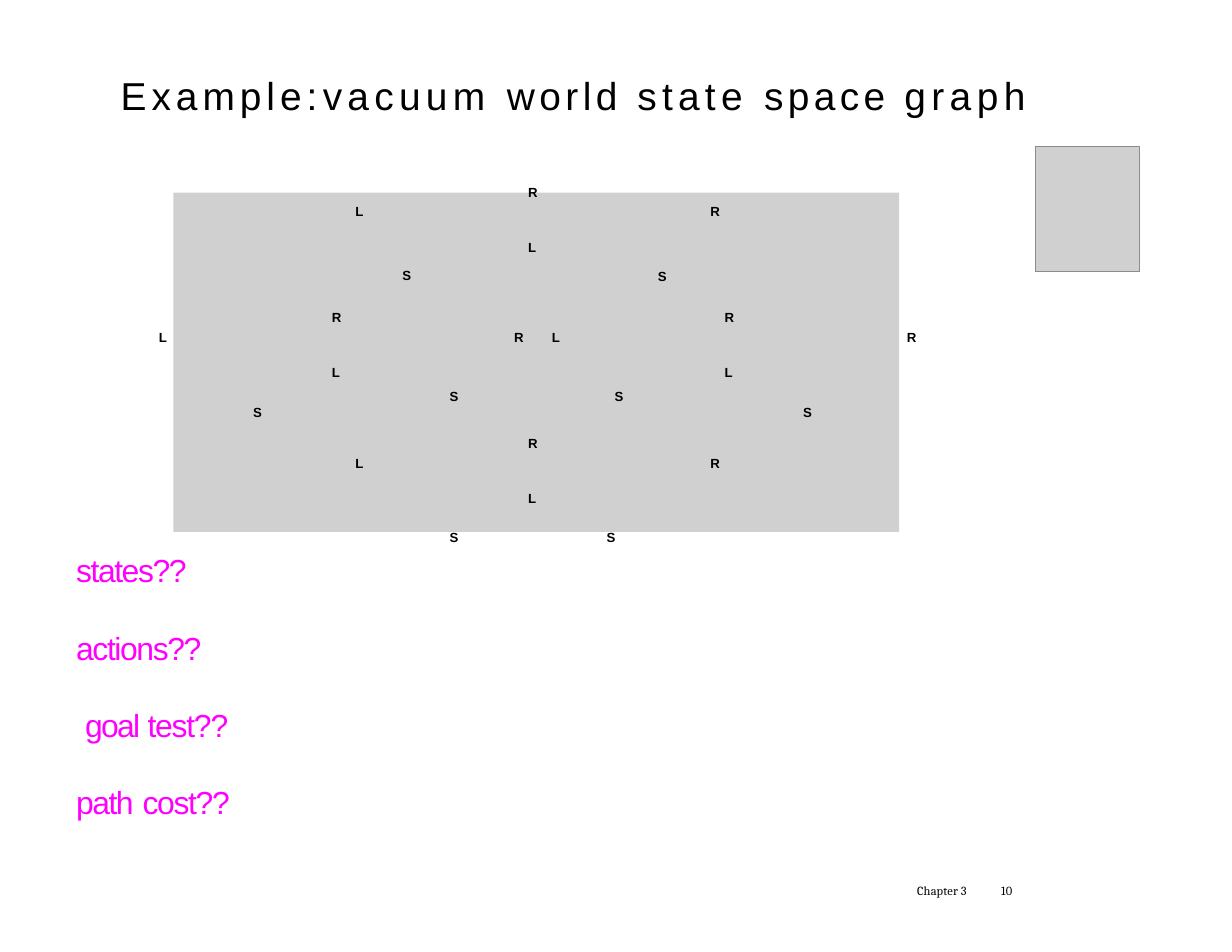
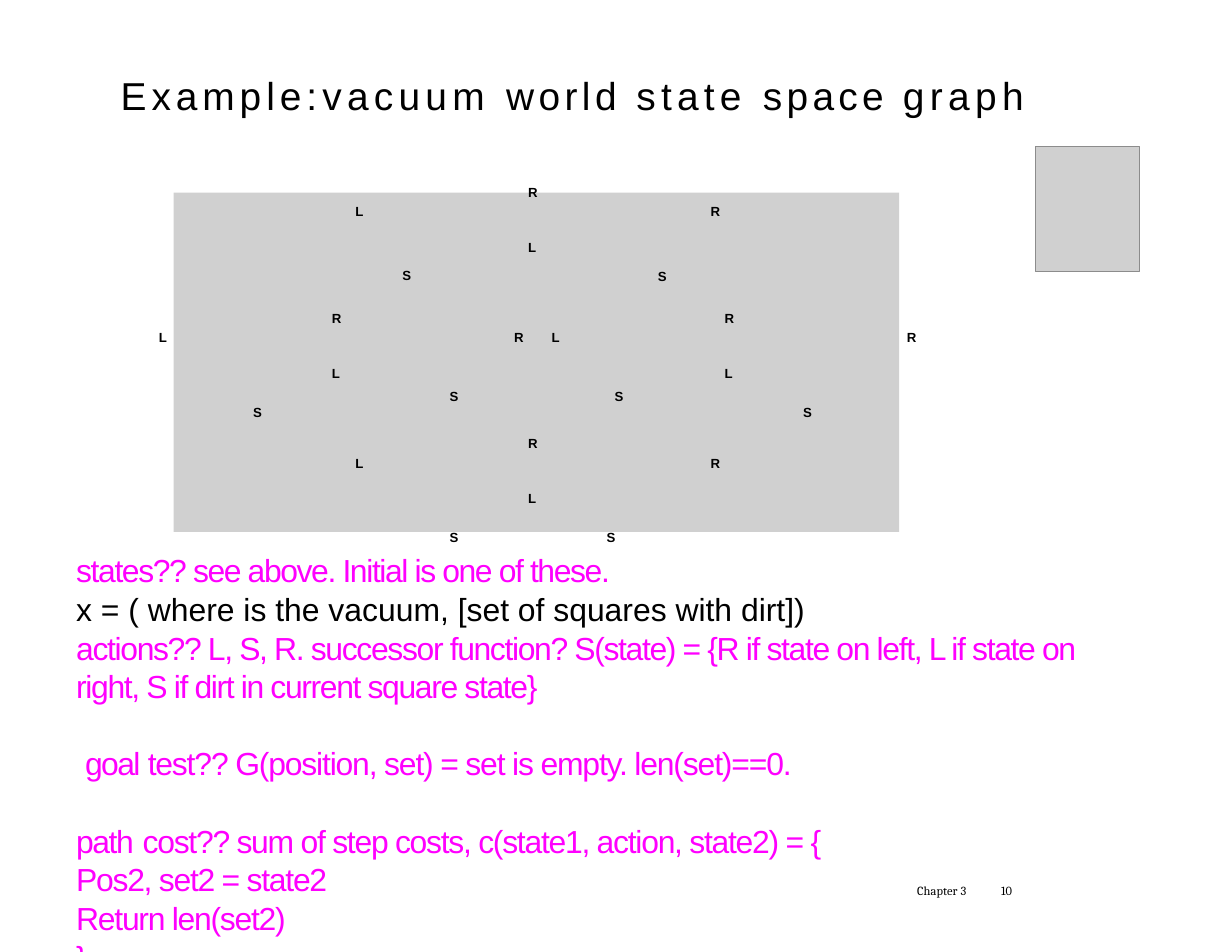
Before and after one commit to tdhock/cs470-570-spring-2023, a slide deck: slide 10 of slides/chapter3.1.pptx. Drawn at 1232x952 pixels with LibreOffice and Linux fonts; fonts in the diff are those of the drawing; grey boxes stand for pictures. Boxes give left, top, right and bottom in pixels: in the first picture for what was removed or moved away, otherwise in the second. Text is boxed around its words. In the diff, an @@ line names an element or a change of style, - is before the commit and + after.

```diff
--- a/slides/chapter3.1.pptx
+++ b/slides/chapter3.1.pptx
@@ text at [76, 559, 1076, 937]: text changed @@
-states??
-actions??
-goal test??
-path cost??
+states?? see above. Initial is one of these.
+x = ( where is the vacuum, [set of squares with dirt])
+actions?? L, S, R. successor function? S(state) = {R if state on left, L if state on right, S if dirt in current square state}
+goal test?? G(position, set) = set is empty. len(set)==0.
+path cost?? sum of step costs, c(state1, action, state2) = {
+Pos2, set2 = state2
+Return len(set2)
+}.
```
Also in this commit, not shown: 21 other slides changed, 1 other file.
